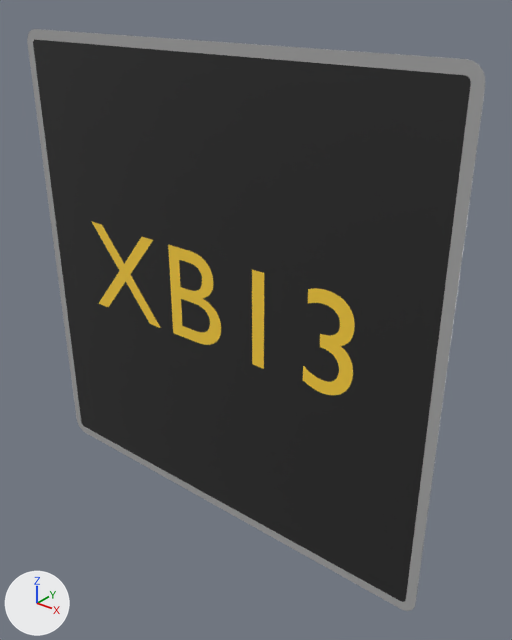
An edit to the glTF model panneaux/19_X_dynamiques/XB13.glb, drawn before and after from the same camera.
Before and after are seen from a 50 mm lens placed at (0.874, -0.95, 0.599), pointed at (0.076, 0.047, -0.019). The axes (+X, +Y, +Z) are drawn at lower left. The lights are the same throughout. The older version comes first. Where no turn or scale is listed for an object, it has been applied to the vertices. Vertices at exactly the same position are counted once.

Objects in the first picture: 'XB13_cadre00', 'XB13_fond01', 'XB13_txt02' and 1 more.
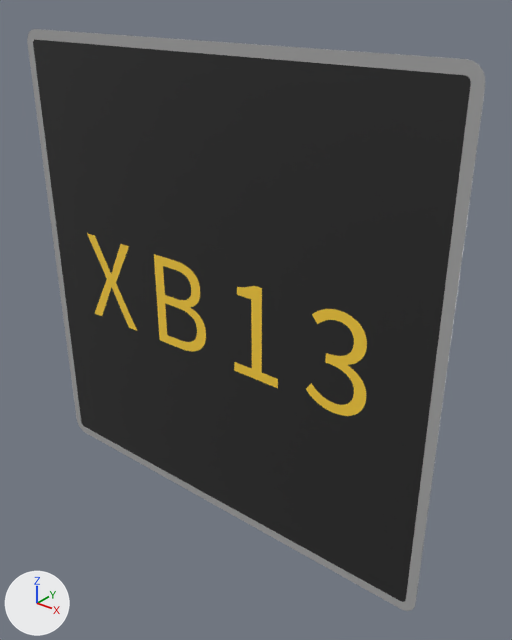
What the commit changed:
me_t_360 is used by ob_xb13_txt02; location (0.0, -0.002, 0.0).
me_t_360 had 538 vertices, 1068 faces and spanned x -0.354..0.333, y 0.0, z -0.091..0.115.
me_t_360 now has 676 vertices, 1344 faces and spans x -0.373..0.362, y 0.0, z -0.123..0.085.
me_t_360 part 1: the loose piece of 212 vertices spanning x -0.111..0.027, y 0.0, z -0.088..0.112 is rebuilt with 212 vertices and now spans x -0.155..-0.015, y 0.0, z -0.119..0.081.
me_t_360 part 2: the loose piece of 24 vertices spanning x -0.354..-0.148, y 0.0, z -0.088..0.112 is rebuilt with 124 vertices and now spans x -0.373..-0.226, y 0.0, z -0.119..0.081.
me_t_360 part 3: a new loose piece of 44 vertices spanning x 0.06..0.17, y 0.0, z -0.119..0.081, in mat_ambre_dynamique (yellow #ffd33f).
me_t_360 part 4: 2 vertices moved within x 0.304, y 0.0, z -0.027; 300 vertices removed from x 0.106..0.333, y 0.0, z -0.091..0.115; 294 vertices added at x 0.234..0.362, y 0.0, z -0.123..0.085.

Location of each change, (x1, y1, x2, y2) in pixels of the pictures (512 x 640 px; the box of a moved part takes in the faces that stretch with it):
'XB13_txt02', reshaped (6% wider)
    before: (92, 222, 355, 395)
    after: (87, 233, 367, 416)
part 1 of me_t_360, rebuilt
    before: (168, 244, 221, 345)
    after: (154, 254, 206, 351)
part 2 of me_t_360, rebuilt (27% narrower, 7% shorter)
    before: (92, 222, 161, 328)
    after: (87, 233, 137, 331)
part 3 of me_t_360, added (yellow)
    after: (234, 286, 278, 388)
part 4 of me_t_360, moved or reshaped
    before: (252, 270, 355, 395)
    after: (306, 309, 367, 416)
